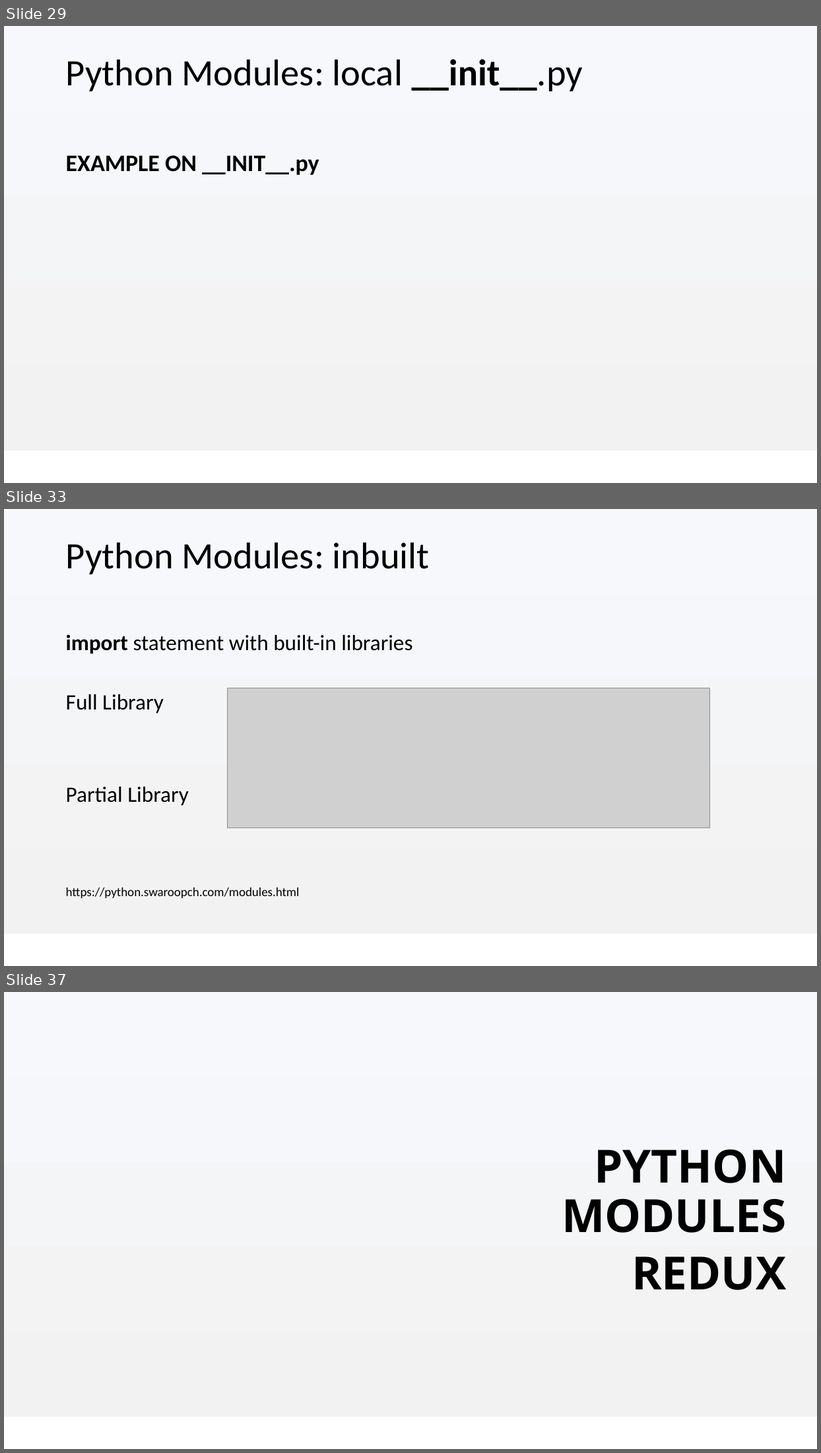
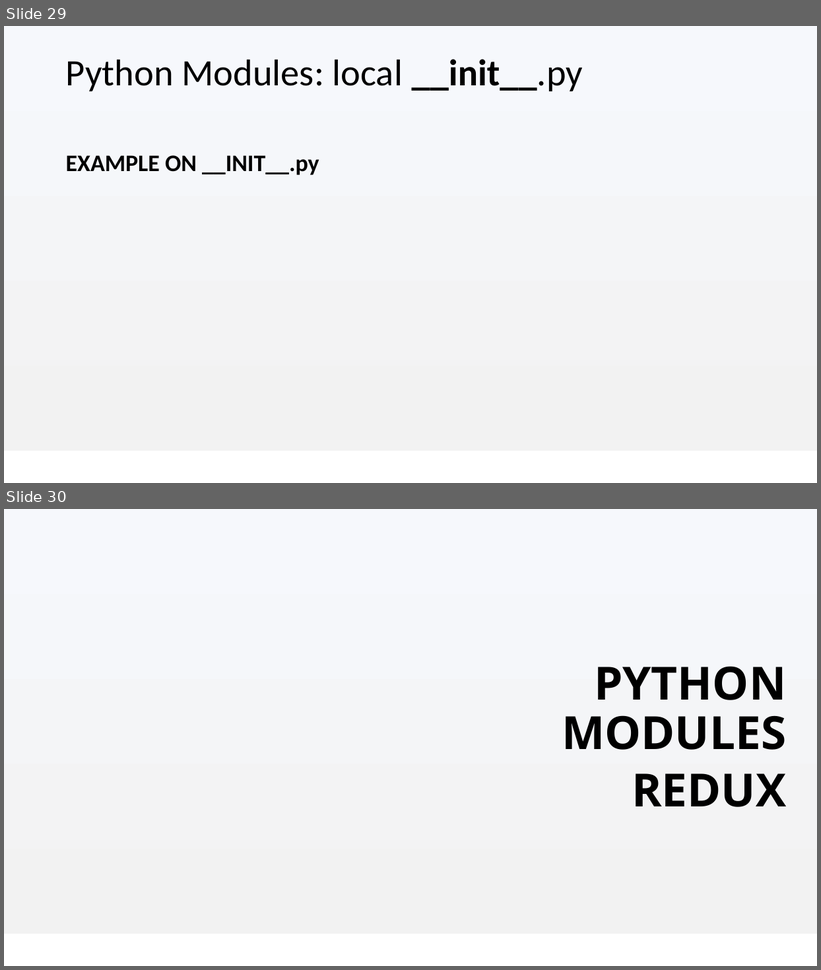
Before and after one commit to Anthony-Mckale/talks-presentations, a slide deck: academy/02-programming/03-Python-Programming-beyond-basics.pptx. Shown one above the other, each under a label of ours: slides 29, 33 and 37 before the commit, slides 29 and 30 after it; the slides between them are not shown. The pictures are 821x1453 and 821x970 pixels, drawn with LibreOffice and Linux fonts; fonts in the diff are those of the drawing; grey boxes stand for pictures; background and template pictures are left out. Boxes give left, top, right and bottom in pixels: in the first picture for what was removed or moved away, otherwise in the second. Text is boxed around its words. In the diff, an @@ line names an element or a change of style, - is before the commit and + after.

```diff
--- a/academy/02-programming/03-Python-Programming-beyond-basics.pptx
+++ b/academy/02-programming/03-Python-Programming-beyond-basics.pptx
@@ slide 33 removed at (x1=4, y1=509, x2=817, y2=966), background #FFFFFF; not listed: 1 template element that a slide beside it also shows @@
@@ title removed at (x1=66, y1=542, x2=430, y2=574) @@
-Python Modules: inbuilt
@@ text removed at (x1=66, y1=634, x2=413, y2=898) @@
-import statement with built-in libraries
-Full Library
-Partial Library
-https://python.swaroopch.com/modules.html
@@ picture removed at (x1=227, y1=688, x2=710, y2=828) @@
@@ what was slide 37 is now slide 30 @@
```
Also in this commit, not shown: 2 slides changed, 6 other slides removed, 24 other files.
